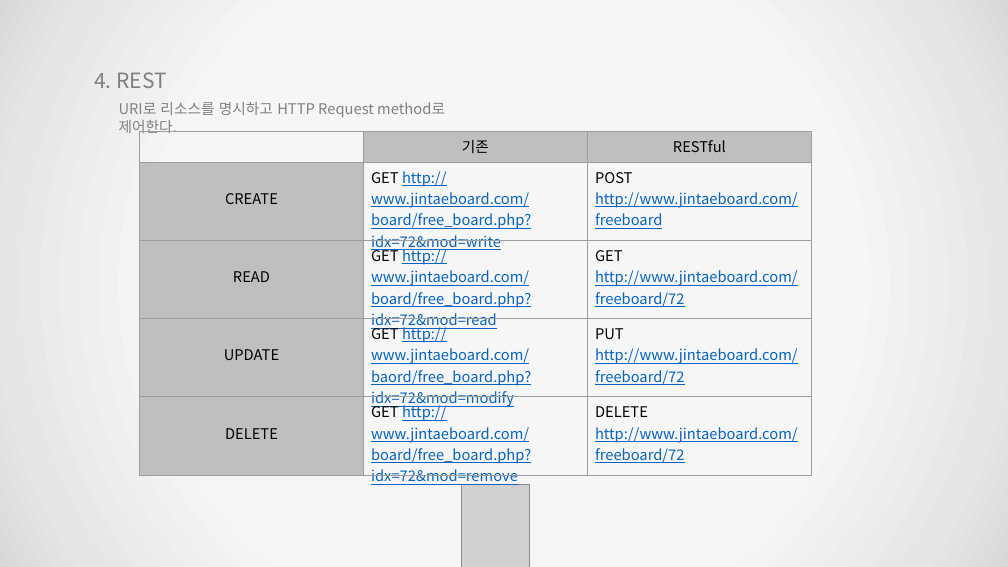
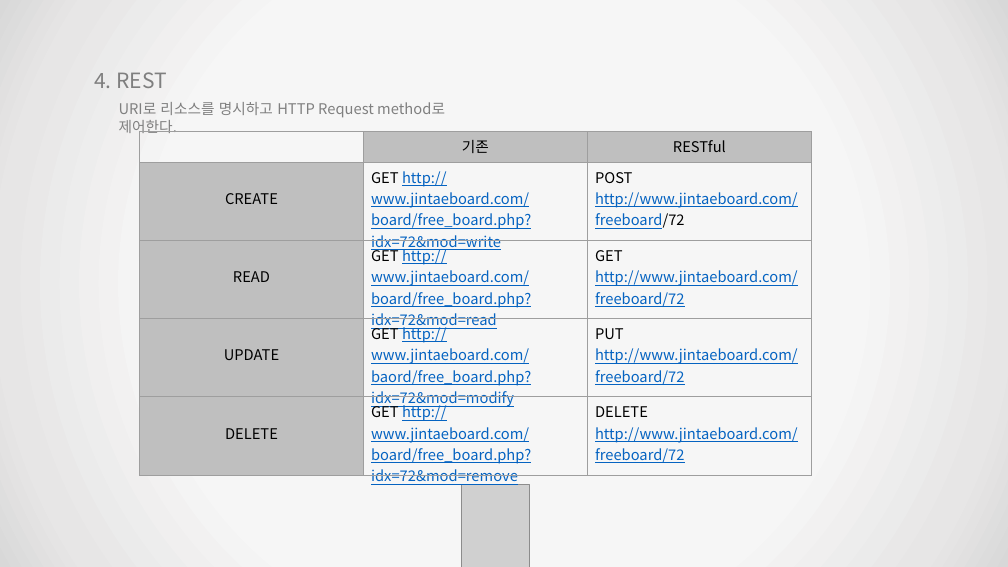
Before and after one commit to TAEKnical/cloud-integration, a slide deck: slide 27 of ppt/LJT/4. http_이진태.pptx. Drawn at 1008x567 pixels with LibreOffice and Linux fonts; fonts in the diff are those of the drawing; grey boxes stand for pictures. Boxes give left, top, right and bottom in pixels: in the first picture for what was removed or moved away, otherwise in the second. Text is boxed around its words. In the diff, an @@ line names an element or a change of style, - is before the commit and + after.

Commit message:
http(2)

```diff
--- a/ppt/LJT/4. http_이진태.pptx
+++ b/ppt/LJT/4. http_이진태.pptx
@@ table at (x1=140, y1=132, x2=811, y2=490) @@
-row 2, column 3: POST / http://www.jintaeboard.com/freeboard
+row 2, column 3: POST / http://www.jintaeboard.com/freeboard/72
```
Also in this commit, not shown: 1 other file.
